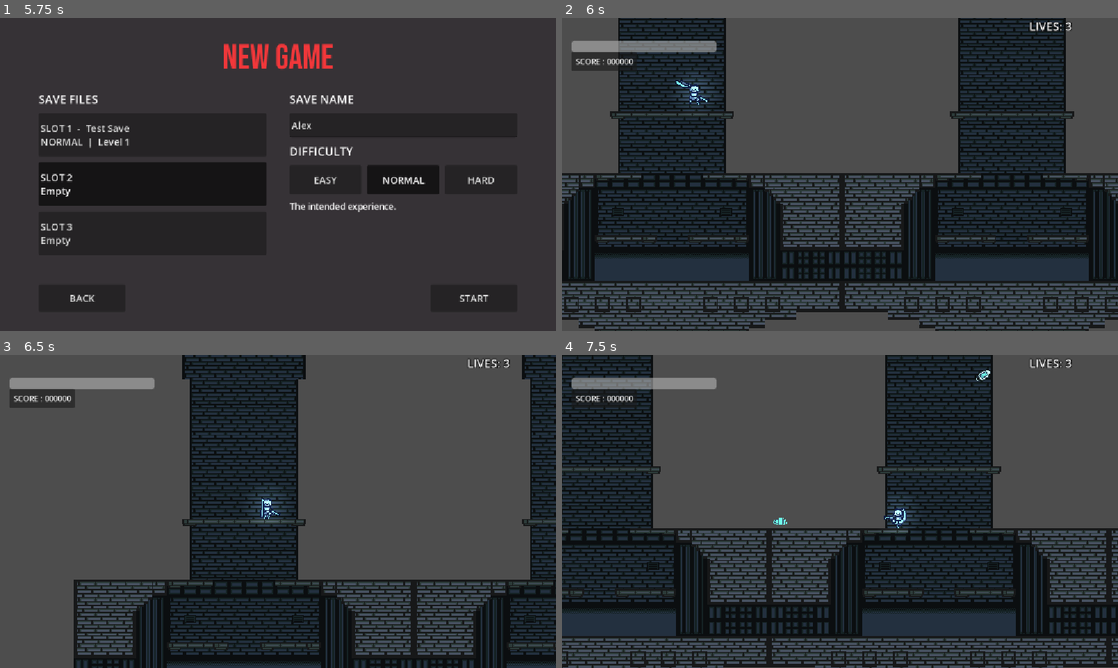
Above: before the commit, frames 1-4 (two rows, left to right).
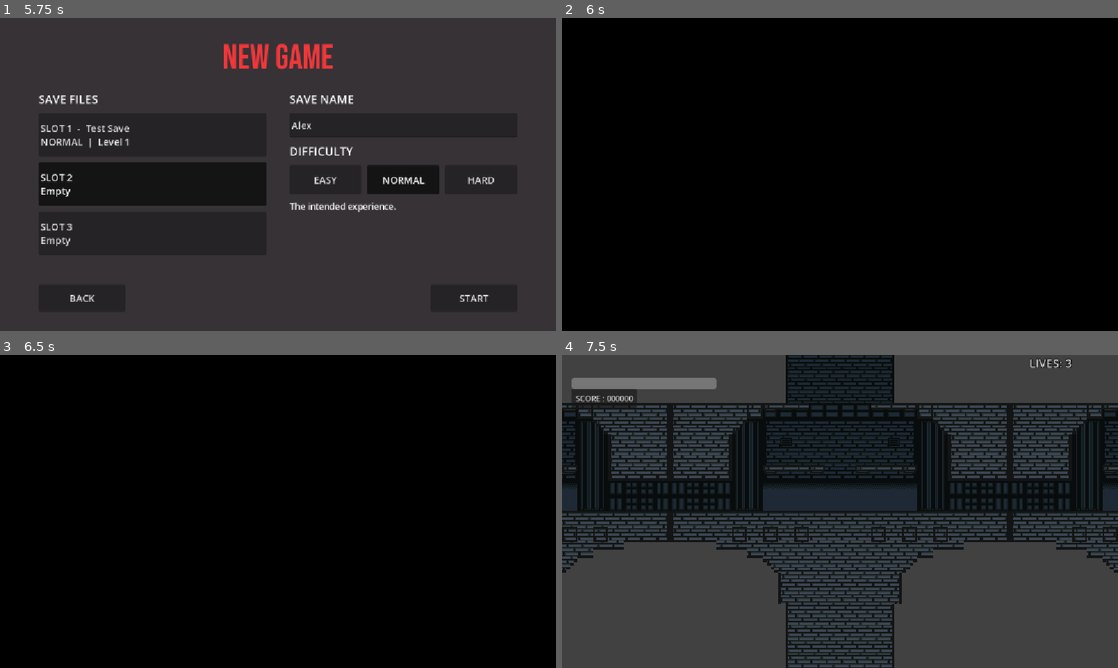
Above: after the commit, the same moments.

Repository: InferiorPosterior/project-something-evil
Game: Godot game, scene res://Scenes/game.tscn
Two runs of this game, one before a commit and one after it. Both use one fixed random seed, a clock stepped at 60 frames per second and the inputs below. Sound files missing from this copy of the repository are replaced by a short silence.
Inputs (mouse positions are in pixels of both pictures, inside the frame that each line leads up to):
- Up to frame 1 (5.75 s): click "NEW GAME" at 0.5 s; click (405, 124) at 1.27 s; type "Alex" at 1.35 s; click "EASY" at 2 s; click "EASY" at 2.75 s; click "NORMAL" at 3.5 s; click "NORMAL" at 4.25 s; click "SLOT 2 Empty" at 5 s
- Up to frame 2 (6 s): click "START" at 5.75 s
- Up to frame 3 (6.5 s): no input
- Up to frame 4 (7.5 s): move the mouse to (962, 495) at 6.52 s; press the mouse at (962, 495) at 6.53 s; hold Right (move_right) from 6.53 s (still down); tap Space (jump) at 6.77 s; move the mouse to (728, 527) at 7.27 s; release the mouse at (728, 527) at 7.28 s; click (728, 527) at 7.35 s

Frame 1 is identical in both runs. In frame 2, 84% of the frame differs, in the area x 0-100%, y 0-100%; in frame 3, 88%; in frame 4, 73%.

Commit message:
blackscreen

Diff:
--- a/Scenes/Stages/stage_1_prelude_to_evil.tscn
+++ b/Scenes/Stages/stage_1_prelude_to_evil.tscn
@@ -5,6 +5,7 @@
 [ext_resource type="Script" uid="uid://v0iqx35ti2ph" path="res://Scripts/Event Systems/event_area.gd" id="6_b45r2"]
 [ext_resource type="PackedScene" uid="uid://dj0s5hm5dgbqu" path="res://Scenes/pause_menu.tscn" id="7_1cl6i"]
 [ext_resource type="PackedScene" uid="uid://3btq8c6h6ayp" path="res://Scenes/lives_hud.tscn" id="8_bw2kh"]
+[ext_resource type="PackedScene" uid="uid://gws0ml30aft4" path="res://Scenes/fade_in.tscn" id="8_goypx"]
 [ext_resource type="Script" uid="uid://rpk8sa4d7eyx" path="res://Scenes/Projectiles & Hazards/Killzone/killzone.gd" id="12_n28ci"]
 [ext_resource type="Script" uid="uid://bhvfbplyk6u2e" path="res://Scripts/Stage Utilities/camera_anchor.gd" id="13_10d0o"]
 
@@ -791,3 +792,5 @@
 zoom = Vector2(2, 2)
 process_callback = 0
 position_smoothing_enabled = true
+
+[node name="FadeIn" parent="." unique_id=1275480377 instance=ExtResource("8_goypx")]
--- /dev/null
+++ b/Scenes/fade_in.tscn
@@ -0,0 +1,18 @@
+[gd_scene format=3 uid="uid://gws0ml30aft4"]
+
+[ext_resource type="Script" uid="uid://cvmi86d3yb3d6" path="res://Scripts/fade_in.gd" id="1_fade"]
+
+[node name="FadeIn" type="CanvasLayer" unique_id=1275480377]
+process_mode = 3
+layer = 200
+script = ExtResource("1_fade")
+
+[node name="Overlay" type="ColorRect" parent="." unique_id=2117850991]
+unique_name_in_owner = true
+anchors_preset = 15
+anchor_right = 1.0
+anchor_bottom = 1.0
+grow_horizontal = 2
+grow_vertical = 2
+mouse_filter = 2
+color = Color(0, 0, 0, 1)
--- a/Scenes/pause_menu.tscn
+++ b/Scenes/pause_menu.tscn
@@ -14,6 +14,7 @@
 offset_bottom = 1.0
 grow_horizontal = 2
 grow_vertical = 2
+mouse_filter = 2
 script = ExtResource("1_emv3i")
 
 [node name="Background" type="ColorRect" parent="." unique_id=1306926268]
@@ -27,6 +28,7 @@
 offset_bottom = -1.0
 grow_horizontal = 2
 grow_vertical = 2
+mouse_filter = 2
 color = Color(0.21176471, 0.19607843, 0.21176471, 0.73333335)
 
 [node name="CenterContainer" type="CenterContainer" parent="." unique_id=220283445]
@@ -38,13 +40,16 @@
 offset_right = 2.0
 grow_horizontal = 2
 grow_vertical = 2
+mouse_filter = 2
 
 [node name="Panel" type="PanelContainer" parent="CenterContainer" unique_id=1367136749]
 custom_minimum_size = Vector2(420, 320)
 layout_mode = 2
+mouse_filter = 2
 
 [node name="Control" type="Control" parent="CenterContainer/Panel" unique_id=351725839]
 layout_mode = 2
+mouse_filter = 2
 
 [node name="Title" type="Label" parent="CenterContainer/Panel/Control" unique_id=699985751]
 layout_mode = 0
--- a/Scenes/pointUI.tscn
+++ b/Scenes/pointUI.tscn
@@ -21,6 +21,7 @@
 anchor_bottom = 1.0
 grow_horizontal = 2
 grow_vertical = 2
+mouse_filter = 2
 
 [node name="PanelContainer" type="PanelContainer" parent="CanvasLayer/Control" unique_id=340163357]
 layout_mode = 1
--- /dev/null
+++ b/Scripts/fade_in.gd
@@ -0,0 +1,24 @@
+# THIS IS FADE IN SCRIPT
+# Black screen that holds for a moment, then fades out to reveal the level.
+# Add fade_in.tscn to the level scene. It removes itself when finished.
+extends CanvasLayer
+
+@export var hold_time: float = 1.0   # seconds the screen stays fully black
+@export var fade_time: float = 0.8   # seconds the fade takes
+
+func _ready() -> void:
+	get_tree().paused = true # FREEZES THE LEVEL WHILE BLACK (THIS NODE USES PROCESS MODE "ALWAYS")
+	%Overlay.color.a = 1.0
+	var tween := create_tween()
+	tween.tween_interval(hold_time)
+	tween.tween_property(%Overlay, "color:a", 0.0, fade_time)
+	tween.finished.connect(_on_finished)
+
+func _input(event: InputEvent) -> void:
+	# STOPS ESC FROM OPENING THE PAUSE MENU DURING THE BLACK SCREEN
+	if event.is_action_pressed("ui_cancel"):
+		get_viewport().set_input_as_handled()
+
+func _on_finished() -> void:
+	get_tree().paused = false
+	queue_free()
--- a/Scripts/pause_menu.gd
+++ b/Scripts/pause_menu.gd
@@ -18,7 +18,6 @@
 	$CenterContainer/Panel/Control/QuitButton.pressed.connect(_on_quit_pressed)
 
 
-# Checks for keyboard input, such as pressing Escape.
 func _input(event):
 	# Checks whether the player pressed the ui_cancel key (usually Escape).
 	# is_echo() prevents repeated key inputs from holding the key down.
Not shown: 1 places in Scenes/pause_menu.tscn that only renumber resources
Not shown, added: Scripts/fade_in.gd.uid
